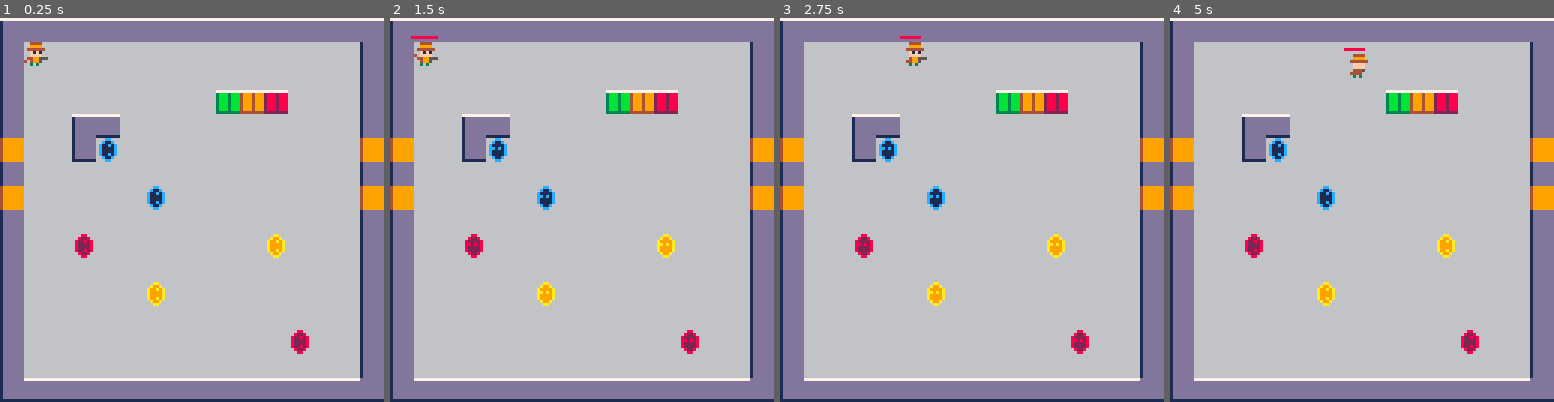
Above: before the commit, frames 1-4 (left to right).
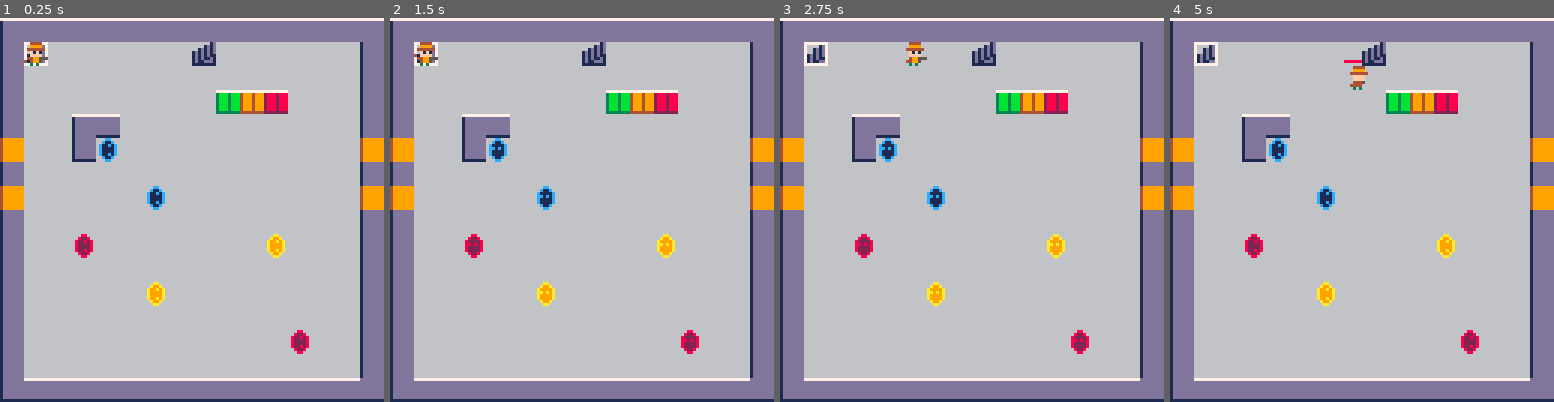
Above: after the commit, the same moments.

Repository: CurryPseudo/cirllet
Game: PICO-8 cartridge cirllet_build.p8
The game is run twice, just before and just after one commit, with the same random seed, the same clock (stepped at 60 frames per second) and the same inputs.
Inputs:
- Up to frame 1 (0.25 s): no input
- Up to frame 2 (1.5 s): tap X (X key) at 0.33, 1.07 s; tap O (Z key) at 0.7 s
- Up to frame 3 (2.75 s): hold Right 1.6-2.1 s; tap O (Z key) at 1.7, 2.1, 2.5 s; tap X (X key) at 1.85 s; hold Up 2.15-2.42 s; hold Right from 2.47 s (still down)
- Up to frame 4 (5 s): tap O (Z key) every 0.4 s from 2.9 to 4.9 s; tap X (X key) at 2.97, 4.08 s; release Right at 3.03 s; hold Left 3.08-3.58 s; hold Down 3.63-3.97 s; hold Right 4.02-4.68 s; hold Up from 4.73 s (still down)

The runs differ from the first frame. In frame 1, 0.5% of the frame differs, in the area x 6-57%, y 6-13%; in frame 2, 0.5%; in frame 3, 0.7%; in frame 4, 1.0%, in the area x 6-57%, y 6-19%.

Commit message:
Add stairs

Diff:
--- a/cirllet.lua
+++ b/cirllet.lua
@@ -3,6 +3,33 @@
 	local t = a
 	a = b
 	b = t
+end
+function sort (arr, comp)
+  if not comp then
+    comp = function (a, b)
+      return a < b
+    end
+  end
+  local function partition (a, lo, hi)
+      pivot = a[hi]
+      i = lo - 1
+      for j = lo, hi - 1 do
+        if comp(a[j], pivot) then
+          i = i + 1
+          a[i], a[j] = a[j], a[i]
+        end
+      end
+      a[i + 1], a[hi] = a[hi], a[i + 1]
+      return i + 1
+    end
+  local function quicksort (a, lo, hi)
+    if lo < hi then
+      p = partition(a, lo, hi)
+      quicksort(a, lo, p - 1)
+      return quicksort(a, p + 1, hi)
+    end
+  end
+  return quicksort(arr, 1, #arr)
 end
 function dump(value, call_indent)
 
@@ -309,6 +336,7 @@
 parrying_players = objects.new()
 players = objects.new()
 player = {
+	depth = 1,
 	face = 2,
 	faces = {"right", "right", "up", "down"},
 	flip_x = false,
@@ -614,6 +642,7 @@
 	end
 end
 bullet = {
+	depth = 2,
 	speed = 1,
 	move = true,
 	update = function(self)
@@ -729,6 +758,7 @@
 		}
 		generator.new = function(pos)
 			local r = {}
+			r.depth = 1
 			r.begin_s = begin_s
 			r.pos = pos
 			s.add_to(r)
@@ -790,6 +820,7 @@
 		}
 		generator.new = function(pos)
 			local r = {}
+			r.depth = 1
 			r.reopen_time = 3
 			r.pos = pos
 			s.add_to(r)
@@ -884,6 +915,7 @@
 		self.tile = tile_map.new()
 		local map = {
 			m_pos = current,
+			depth = 0,
 			draw = function(self)
 				map(self.m_pos.x, self.m_pos.y, 0, 0, 16, 16)
 			end
@@ -895,7 +927,9 @@
 				local dynamic = maps.dynamic[s]
 				if dynamic ~= nil then
 					local o = dynamic.o.new(v.new(i * 8, j * 8))
-					mset(pos.x, pos.y, 0)
+					if dynamic.not_erase == nil then
+						mset(pos.x, pos.y, 0)
+					end
 					if dynamic.into_tile ~= nil then
 						self.tile[i][j] = o
 					end
@@ -905,7 +939,7 @@
 		os:add(map)
 	end
 }
-maps.dynamic[1] = {o = player}
+maps.dynamic[30] = {o = player, not_erase = true}
 
 door_green = door.new(1, 33)
 door_yellow = door.new(1.5, 36)
@@ -925,10 +959,25 @@
 
 function _draw()
 	cls(6)
+	local draw_list = {}
 	for _, o in pairs(os.list) do
 		if o.draw ~= nil then
-			o:draw()
-		end
+			add(draw_list, o)
+		end
+	end
+	sort(draw_list, function(o1, o2)
+		if o1.depth == nil then
+			return true
+		else
+			if o2.depth == nil then
+				return false
+			else
+				return o1.depth < o2.depth
+			end
+		end
+	end)
+	for _, o in pairs(draw_list) do
+		o:draw()
 	end
 end
 function _update60()
--- a/cirllet.p8
+++ b/cirllet.p8
@@ -11,14 +11,14 @@
 00700700004995550449955504499555004955000449550004495500004445000444440000444500000000001ddddddd1ddddddd1ddddddd1ddddddddddddddd
 00000000044995004049950000499500044995004049950000499500044440000099900000999000000000001ddddddd1ddddddd1ddddddd1ddddddddddddddd
 0000000000303000003030000030300000303500003035000030350000303000003030000030300000000000111111111ddddddd1ddddddd1111111111111111
-0000000000444400004444000044440000cccc0000444400004444000044440000cccc0000000000000000007777777777777777000000000000000000000000
-0000000000999900009999000099990000dddd0000999900009999000099990000dddd000000000000000000dddddddddddddddd000000000000000000000000
-000000000444444004444440044444400cccccc00444444004444440044444400cccccc00000000000000000dddddddddddddddd000000000000000000000000
-0000000000f1f10000f1f10000f1f100001f1f0000ffff0000ffff0000ffff00001111000000000000000000dddddddddddddddd000000000000000000000000
-0000000000ffff0000ffff0000ffff000011110000ffff0000ffff0000ffff00001111000000000000000000dddddddddddddddd000000000000000000000000
-0000000000449000004440000044440000cccc0000449000004490000049940000cddc000000000000000000dddddddddddddddd000000000000000000000000
-000000000444900004444000044444000ccccc000444900000449400044994000ccddc000000000000000000dddddddddddddddd000000000000000000000000
-0000000000303000003030000030300000e0e00000303000003030000030300000e0e000000000000000000011111111dddddddd000000000000000000000000
+0000000000444400004444000044440000cccc0000444400004444000044440000cccc00000000000000000077777777777777770000001d7777777700000000
+0000000000999900009999000099990000dddd0000999900009999000099990000dddd000000000000000000dddddddddddddddd00001d1d766661d700000000
+000000000444444004444440044444400cccccc00444444004444440044444400cccccc00000000000000000dddddddddddddddd001d1d1d7661d1d700000000
+0000000000f1f10000f1f10000f1f100001f1f0000ffff0000ffff0000ffff00001111000000000000000000dddddddddddddddd1d1d1d1d7661d1d700000000
+0000000000ffff0000ffff0000ffff000011110000ffff0000ffff0000ffff00001111000000000000000000dddddddddddddddd1d1d1d1171d1d1d700000000
+0000000000449000004440000044440000cccc0000449000004490000049940000cddc000000000000000000dddddddddddddddd1d1d11d171d1d11700000000
+000000000444900004444000044444000ccccc000444900000449400044994000ccddc000000000000000000dddddddddddddddd1d11ddd171d11dd700000000
+0000000000303000003030000030300000e0e00000303000003030000030300000e0e000000000000000000011111111dddddddd111111117777777700000000
 00000000777777777770077777000077777777777770077777000077777777777770077777000077000000000000000000000000000000000000000000000000
 000000003bbb3bbb3bb003bb3b00003b499949994990049949000049288828882880018828000028000000000000000000000000000000000000000000000000
 000000003bbb3bbb3bb003bb3b00003b499949994990049949000049288828882880018828000028000000000000000000000000000000000000000000000000
@@ -52,11 +52,11 @@
 00000000000000000000000000000000000000000000000000000000000000000000000000000000000000009999999999999999000000000000000000000000
 00000000000000000000000000000000000000000000000000000000000000000000000000000000000000004444444499999999000000000000000000000000
 __gff__
-0000000000000000000000010101010100000000000000000000000101000000000101010101010101010000000000000000000000000000000000000000000000000000000000000000000303030303000000000000000000000003030000000000000000000000000000000000000000000000000000000000000000000000
+0000000000000000000000010101010100000000000000000000000101050000000101010101010101010000000000000000000000000000000000000000000000000000000000000000000303030303000000000000000000000003030000000000000000000000000000000000000000000000000000000000000000000000
 0000000000000000000000000000000000000000000000000000000000000000000000000000000000000000000000000000000000000000000000000000000000000000000000000000000000000000000000000000000000000000000000000000000000000000000000000000000000000000000000000000000000000000
 __map__
 0c1c1c1c1c1c1c1c1c1c1c1c1c1c1c1c00000000000000000000000000000000000000000000000000000000000000000000000000000000000000000000000000000000000000000000000000000000000000000000000000000000000000000000000000000000000000000000000000000000000000000000000000000000
-0d01000000000000000000000000000d00000000000000000000000000000000000000000000000000000000000000000000000000000000000000000000000000000000000000000000000000000000000000000000000000000000000000000000000000000000000000000000000000000000000000000000000000000000
+0d1e0000000000001d0000000000000d00000000000000000000000000000000000000000000000000000000000000000000000000000000000000000000000000000000000000000000000000000000000000000000000000000000000000000000000000000000000000000000000000000000000000000000000000000000
 0d00000000000000000000000000000d00000000000000000000000000000000000000000000000000000000000000000000000000000000000000000000000000000000000000000000000000000000000000000000000000000000000000000000000000000000000000000000000000000000000000000000000000000000
 0d00000000000000002124270000000d00000000000000000000000000000000000000000000000000000000000000000000000000000000000000000000000000000000000000000000000000000000000000000000000000000000000000000000000000000000000000000000000000000000000000000000000000000000
 0d00000c1b000000000000000000000d00000000000000000000000000000000000000000000000000000000000000000000000000000000000000000000000000000000000000000000000000000000000000000000000000000000000000000000000000000000000000000000000000000000000000000000000000000000
--- a/cirllet_build.p8
+++ b/cirllet_build.p8
@@ -6,6 +6,33 @@
 	local t = a
 	a = b
 	b = t
+end
+function sort (arr, comp)
+  if not comp then
+    comp = function (a, b)
+      return a < b
+    end
+  end
+  local function partition (a, lo, hi)
+      pivot = a[hi]
+      i = lo - 1
+      for j = lo, hi - 1 do
+        if comp(a[j], pivot) then
+          i = i + 1
+          a[i], a[j] = a[j], a[i]
+        end
+      end
+      a[i + 1], a[hi] = a[hi], a[i + 1]
+      return i + 1
+    end
+  local function quicksort (a, lo, hi)
+    if lo < hi then
+      p = partition(a, lo, hi)
+      quicksort(a, lo, p - 1)
+      return quicksort(a, p + 1, hi)
+    end
+  end
+  return quicksort(arr, 1, #arr)
 end
 function dump(value, call_indent)
 
@@ -312,6 +339,7 @@
 parrying_players = objects.new()
 players = objects.new()
 player = {
+	depth = 1,
 	face = 2,
 	faces = {"right", "right", "up", "down"},
 	flip_x = false,
@@ -617,6 +645,7 @@
 	end
 end
 bullet = {
+	depth = 2,
 	speed = 1,
 	move = true,
 	update = function(self)
@@ -732,6 +761,7 @@
 		}
 		generator.new = function(pos)
 			local r = {}
+			r.depth = 1
 			r.begin_s = begin_s
 			r.pos = pos
 			s.add_to(r)
@@ -793,6 +823,7 @@
 		}
 		generator.new = function(pos)
 			local r = {}
+			r.depth = 1
 			r.reopen_time = 3
 			r.pos = pos
 			s.add_to(r)
@@ -887,6 +918,7 @@
 		self.tile = tile_map.new()
 		local map = {
 			m_pos = current,
+			depth = 0,
 			draw = function(self)
 				map(self.m_pos.x, self.m_pos.y, 0, 0, 16, 16)
 			end
@@ -898,7 +930,9 @@
 				local dynamic = maps.dynamic[s]
 				if dynamic ~= nil then
 					local o = dynamic.o.new(v.new(i * 8, j * 8))
-					mset(pos.x, pos.y, 0)
+					if dynamic.not_erase == nil then
+						mset(pos.x, pos.y, 0)
+					end
 					if dynamic.into_tile ~= nil then
 						self.tile[i][j] = o
 					end
@@ -908,7 +942,7 @@
 		os:add(map)
 	end
 }
-maps.dynamic[1] = {o = player}
+maps.dynamic[30] = {o = player, not_erase = true}
 
 door_green = door.new(1, 33)
 door_yellow = door.new(1.5, 36)
@@ -928,10 +962,25 @@
 
 function _draw()
 	cls(6)
+	local draw_list = {}
 	for _, o in pairs(os.list) do
 		if o.draw ~= nil then
-			o:draw()
-		end
+			add(draw_list, o)
+		end
+	end
+	sort(draw_list, function(o1, o2)
+		if o1.depth == nil then
+			return true
+		else
+			if o2.depth == nil then
+				return false
+			else
+				return o1.depth < o2.depth
+			end
+		end
+	end)
+	for _, o in pairs(draw_list) do
+		o:draw()
 	end
 end
 function _update60()
@@ -955,14 +1004,14 @@
 00700700004995550449955504499555004955000449550004495500004445000444440000444500000000001ddddddd1ddddddd1ddddddd1ddddddddddddddd
 00000000044995004049950000499500044995004049950000499500044440000099900000999000000000001ddddddd1ddddddd1ddddddd1ddddddddddddddd
 0000000000303000003030000030300000303500003035000030350000303000003030000030300000000000111111111ddddddd1ddddddd1111111111111111
-0000000000444400004444000044440000cccc0000444400004444000044440000cccc0000000000000000007777777777777777000000000000000000000000
-0000000000999900009999000099990000dddd0000999900009999000099990000dddd000000000000000000dddddddddddddddd000000000000000000000000
-000000000444444004444440044444400cccccc00444444004444440044444400cccccc00000000000000000dddddddddddddddd000000000000000000000000
-0000000000f1f10000f1f10000f1f100001f1f0000ffff0000ffff0000ffff00001111000000000000000000dddddddddddddddd000000000000000000000000
-0000000000ffff0000ffff0000ffff000011110000ffff0000ffff0000ffff00001111000000000000000000dddddddddddddddd000000000000000000000000
-0000000000449000004440000044440000cccc0000449000004490000049940000cddc000000000000000000dddddddddddddddd000000000000000000000000
-000000000444900004444000044444000ccccc000444900000449400044994000ccddc000000000000000000dddddddddddddddd000000000000000000000000
-0000000000303000003030000030300000e0e00000303000003030000030300000e0e000000000000000000011111111dddddddd000000000000000000000000
+0000000000444400004444000044440000cccc0000444400004444000044440000cccc00000000000000000077777777777777770000001d7777777700000000
+0000000000999900009999000099990000dddd0000999900009999000099990000dddd000000000000000000dddddddddddddddd00001d1d766661d700000000
+000000000444444004444440044444400cccccc00444444004444440044444400cccccc00000000000000000dddddddddddddddd001d1d1d7661d1d700000000
+0000000000f1f10000f1f10000f1f100001f1f0000ffff0000ffff0000ffff00001111000000000000000000dddddddddddddddd1d1d1d1d7661d1d700000000
+0000000000ffff0000ffff0000ffff000011110000ffff0000ffff0000ffff00001111000000000000000000dddddddddddddddd1d1d1d1171d1d1d700000000
+0000000000449000004440000044440000cccc0000449000004490000049940000cddc000000000000000000dddddddddddddddd1d1d11d171d1d11700000000
+000000000444900004444000044444000ccccc000444900000449400044994000ccddc000000000000000000dddddddddddddddd1d11ddd171d11dd700000000
+0000000000303000003030000030300000e0e00000303000003030000030300000e0e000000000000000000011111111dddddddd111111117777777700000000
 00000000777777777770077777000077777777777770077777000077777777777770077777000077000000000000000000000000000000000000000000000000
 000000003bbb3bbb3bb003bb3b00003b499949994990049949000049288828882880018828000028000000000000000000000000000000000000000000000000
 000000003bbb3bbb3bb003bb3b00003b499949994990049949000049288828882880018828000028000000000000000000000000000000000000000000000000
@@ -996,11 +1045,11 @@
 00000000000000000000000000000000000000000000000000000000000000000000000000000000000000009999999999999999000000000000000000000000
 00000000000000000000000000000000000000000000000000000000000000000000000000000000000000004444444499999999000000000000000000000000
 __gff__
-0000000000000000000000010101010100000000000000000000000101000000000101010101010101010000000000000000000000000000000000000000000000000000000000000000000303030303000000000000000000000003030000000000000000000000000000000000000000000000000000000000000000000000
+0000000000000000000000010101010100000000000000000000000101050000000101010101010101010000000000000000000000000000000000000000000000000000000000000000000303030303000000000000000000000003030000000000000000000000000000000000000000000000000000000000000000000000
 0000000000000000000000000000000000000000000000000000000000000000000000000000000000000000000000000000000000000000000000000000000000000000000000000000000000000000000000000000000000000000000000000000000000000000000000000000000000000000000000000000000000000000
 __map__
 0c1c1c1c1c1c1c1c1c1c1c1c1c1c1c1c00000000000000000000000000000000000000000000000000000000000000000000000000000000000000000000000000000000000000000000000000000000000000000000000000000000000000000000000000000000000000000000000000000000000000000000000000000000
-0d01000000000000000000000000000d00000000000000000000000000000000000000000000000000000000000000000000000000000000000000000000000000000000000000000000000000000000000000000000000000000000000000000000000000000000000000000000000000000000000000000000000000000000
+0d1e0000000000001d0000000000000d00000000000000000000000000000000000000000000000000000000000000000000000000000000000000000000000000000000000000000000000000000000000000000000000000000000000000000000000000000000000000000000000000000000000000000000000000000000
 0d00000000000000000000000000000d00000000000000000000000000000000000000000000000000000000000000000000000000000000000000000000000000000000000000000000000000000000000000000000000000000000000000000000000000000000000000000000000000000000000000000000000000000000
 0d00000000000000002124270000000d00000000000000000000000000000000000000000000000000000000000000000000000000000000000000000000000000000000000000000000000000000000000000000000000000000000000000000000000000000000000000000000000000000000000000000000000000000000
 0d00000c1b000000000000000000000d00000000000000000000000000000000000000000000000000000000000000000000000000000000000000000000000000000000000000000000000000000000000000000000000000000000000000000000000000000000000000000000000000000000000000000000000000000000
